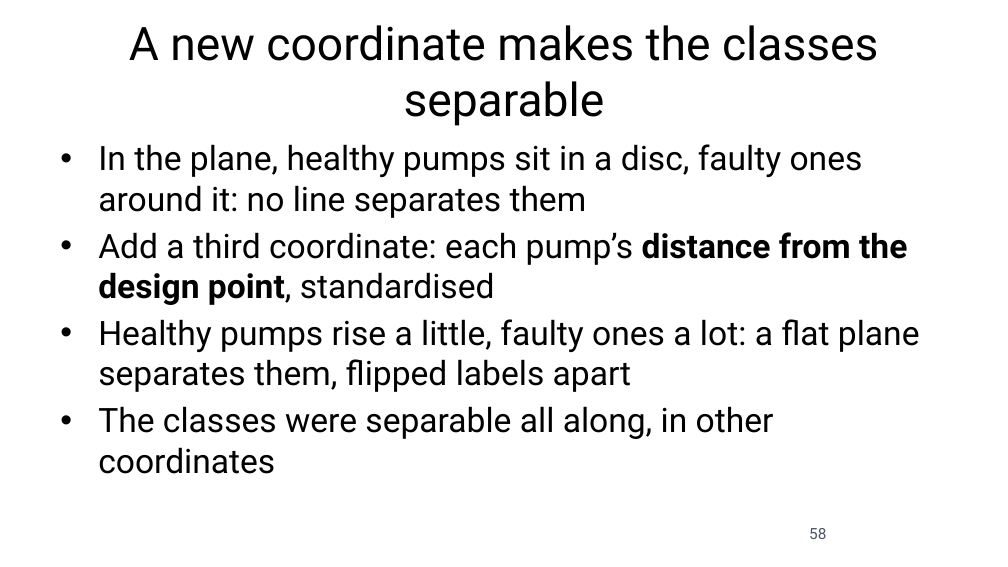
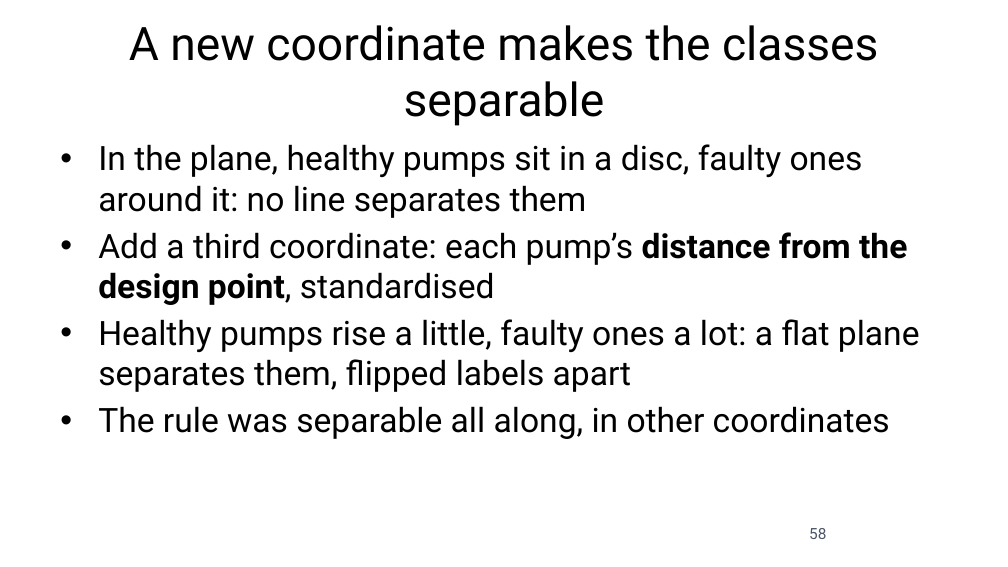
Before and after one commit to fabioantonini/technologies-for-artificial-intelligence, a slide deck: slide 58 of Lessons/06_knn_naive_bayes_svm/Slides/knn_naive_bayes_svm_slides.pptx. Drawn at 1008x567 pixels with LibreOffice and Linux fonts; fonts in the diff are those of the drawing; background and template pictures are left out. Boxes give left, top, right and bottom in pixels: in the first picture for what was removed or moved away, otherwise in the second. Text is boxed around its words. In the diff, an @@ line names an element or a change of style, - is before the commit and + after.

```diff
--- a/Lessons/06_knn_naive_bayes_svm/Slides/knn_naive_bayes_svm_slides.pptx
+++ b/Lessons/06_knn_naive_bayes_svm/Slides/knn_naive_bayes_svm_slides.pptx
@@ text at [98, 406, 890, 439]: text changed @@
-• The classes were separable all along, in other coordinates
+• The rule was separable all along, in other coordinates
```
Also in this commit, not shown: 6 other slides changed, 14 other files.
